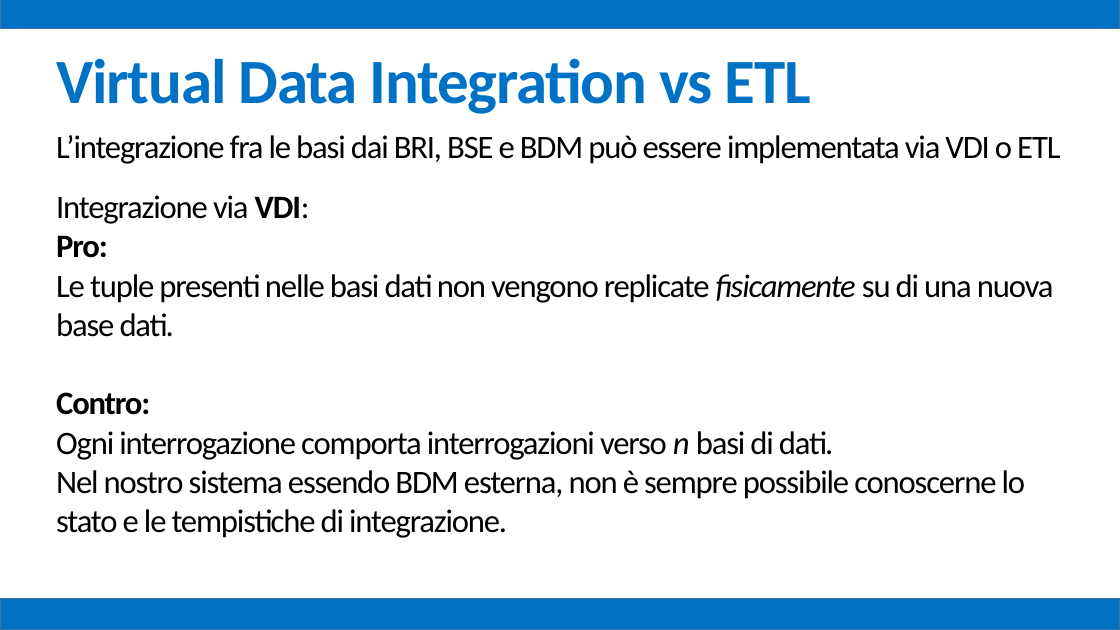
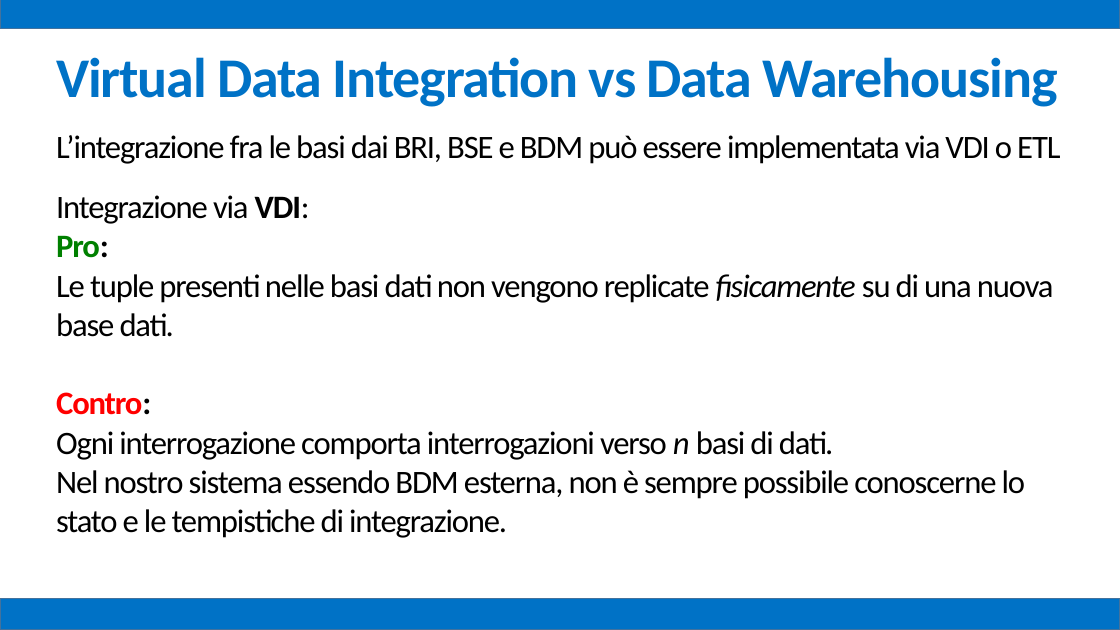
Before and after one commit to mz1991/ProgettoFebbraio2015, a slide deck: slide 69 of Febbraio 2015.pptx (slide 66 before the commit). Drawn at 1120x630 pixels with LibreOffice and Linux fonts; fonts in the diff are those of the drawing. Boxes give left, top, right and bottom in pixels: in the first picture for what was removed or moved away, otherwise in the second. Text is boxed around its words. In the diff, an @@ line names an element or a change of style, - is before the commit and + after.

```diff
--- a/Febbraio 2015.pptx
+++ b/Febbraio 2015.pptx
@@ text at (x1=56, y1=57, x2=1058, y2=107): text changed; size 54 to 48 pt @@
-Virtual Data Integration vs ETL
+Virtual Data Integration vs Data Warehousing
@@ text at (x1=56, y1=235, x2=151, y2=415): text colour #000000 to #008000 in "Pro:"; text colour #000000 to #FF0000 in "Contro:" @@
```
Also in this commit, not shown: 7 other slides changed, 4 slides added.
